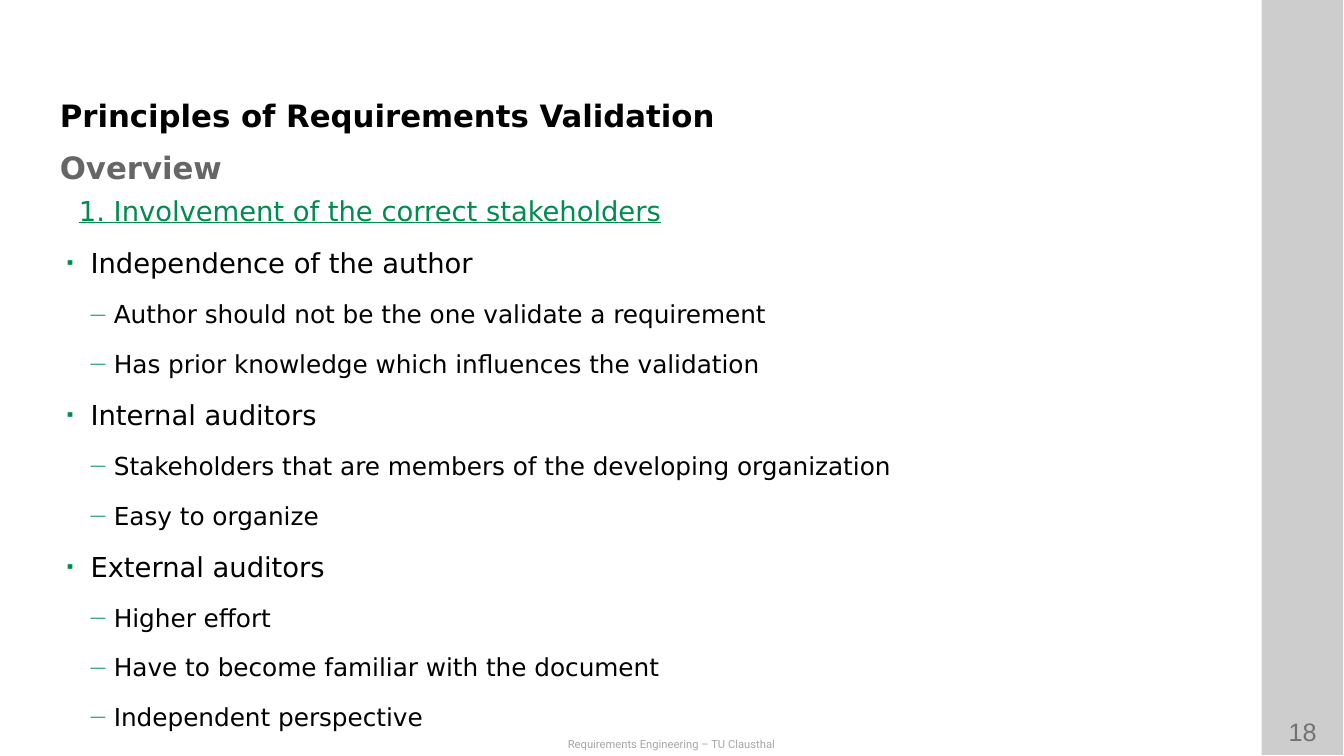
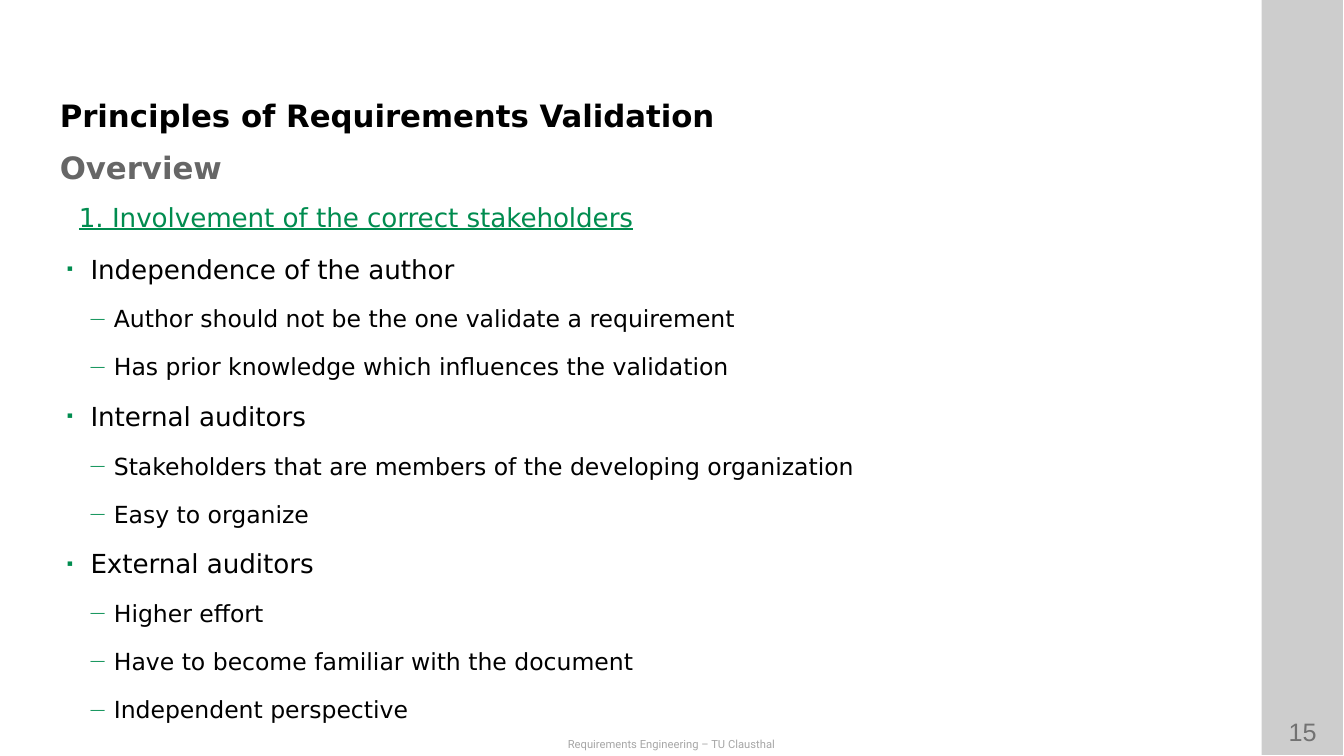
Before and after one commit to ETCE-LAB/teaching-material, a slide deck: slide 15 of Requirements-Engineering/RE-L10-Validation.pptx (slide 18 before the commit). Drawn at 1344x756 pixels with LibreOffice and Linux fonts; fonts in the diff are those of the drawing; background and template pictures are left out. Boxes give left, top, right and bottom in pixels: in the first picture for what was removed or moved away, otherwise in the second. Text is boxed around its words. In the diff, an @@ line names an element or a change of style, - is before the commit and + after.

```diff
--- a/Requirements-Engineering/RE-L10-Validation.pptx
+++ b/Requirements-Engineering/RE-L10-Validation.pptx
@@ text "1. Involvement of the correct ..." at bbox=[79, 207, 853, 723]: size 19.6 to 18.7 pt in "1. Involvement of the correct stakeholders", "Independence of the author", "Internal auditors", "External auditors"; size 17.6 to 16.8 pt in "Author should not be the one validate ...", "Has prior knowledge which influences the validation", "Stakeholders that are members of the developing ...", "Easy to organize" and 3 more places @@
@@ page number at bbox=[1289, 724, 1317, 741]: text changed @@
-18
+15
```
Also in this commit, not shown: 4 slides removed, 13 other files.
